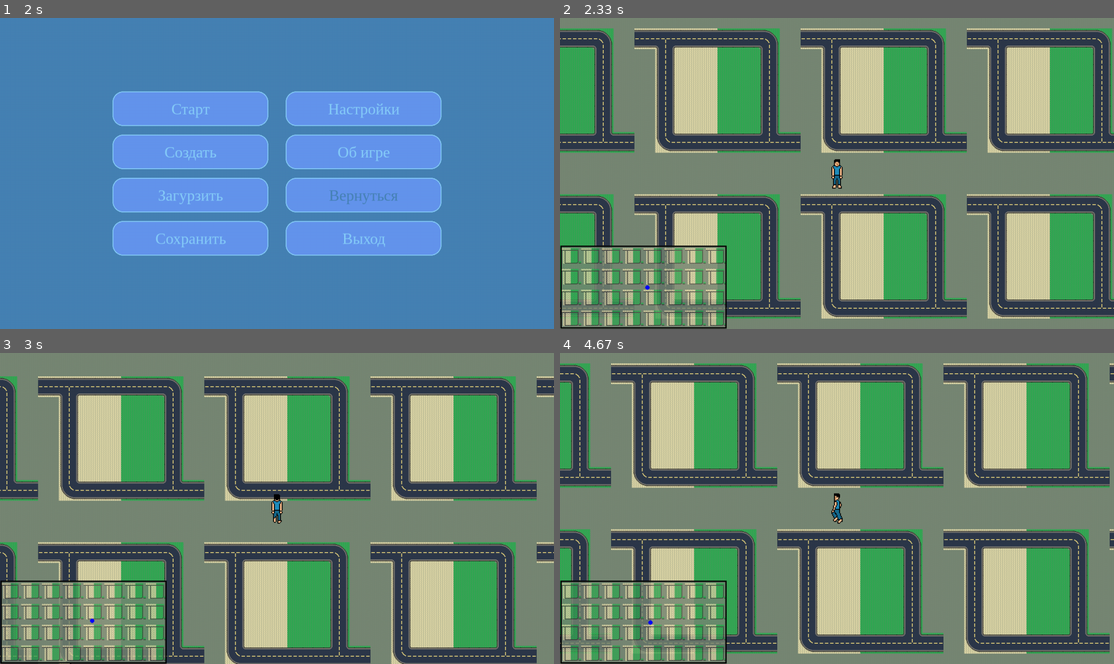
Above: before the commit, frames 1-4 (two rows, left to right).
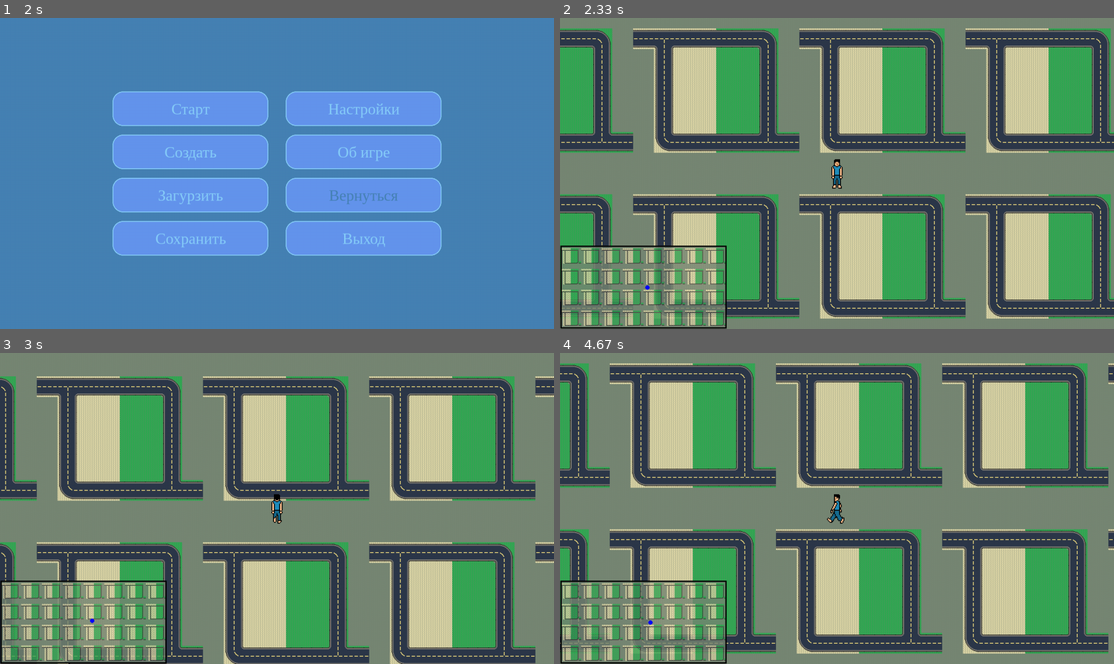
Above: after the commit, the same moments.

Repository: Sergey74ua/ChildrenTraining
Game: pygame game, started from Python/RATORI/RATORI.py
The game is run twice, just before and just after one commit, with the same random seed, the same clock (stepped at 60 frames per second) and the same inputs.
Inputs (mouse positions are in pixels of both pictures, inside the frame that each line leads up to):
- Up to frame 1 (2 s): press the mouse at (188, 108) at 0.37 s; move the mouse to (243, 185) at 0.47 s; release the mouse at (293, 263) at 0.6 s; hold F11 0.67-1.13 s; hold Right 0.67-1.13 s; move the mouse to (232, 161) at 0.7 s; hold Esc 1.17-1.63 s; hold Right 1.17-1.63 s; press the mouse at (188, 238) at 1.7 s; move the mouse to (188, 148) at 1.8 s; release the mouse at (188, 55) at 1.93 s
- Up to frame 2 (2.33 s): press the mouse at (748, 151) at 2.03 s; move the mouse to (748, 111) at 2.13 s; release the mouse at (748, 70) at 2.27 s
- Up to frame 3 (3 s): hold Right 2.33-2.8 s; move the mouse to (155, 608) at 2.37 s; hold Up from 2.83 s (still down)
- Up to frame 4 (4.67 s): release Up at 3.13 s; hold Right 3.17-3.63 s; hold Left 3.67-4.2 s; hold Down 4.23-4.53 s; hold Left from 4.57 s (still down)

Frame 1 is identical in both runs. In frame 2, 16% of the frame differs, in the area x 0-100%, y 3-97%; in frame 3, 15%; in frame 4, 15%.

Commit message:
refactor Main

Diff:
--- a/Python/RATORI/modules/Game.py
+++ b/Python/RATORI/modules/Game.py
@@ -17,10 +17,11 @@
         self.hero.rect.center = self.position(size)
         self.turn = 'stop'
 
-    def update(self, e, size):
+    def update(self, e):
         """ Обновление игры """
 
         # Переразмещаем элементы в окне
+        size = pg.display.get_window_size()
         if self.size != size:
             self.size = size
             self.hero.rect.center = self.position(size)
@@ -45,16 +46,15 @@
             self.turn = 'up'
         else:
             self.turn = 'stop'
-
+        """
         # Клики кнопок мышки (события)
         if e.type == pg.MOUSEBUTTONUP:
+            pos = pg.mouse.get_pos()
             if e.button == 1:
-                #print("Нажата кнопка № ", e.button, " в позиции ", pg.mouse.get_pos())
-                pass
-            elif e.button == 2:
-                #print("Нажата кнопка № ", e.button, " в позиции ", pg.mouse.get_pos())
-                pass
-
+                print("Нажата кнопка № ", e.button, " в позиции ", pos)
+            elif e.button == 3:
+                print("Нажата кнопка № ", e.button, " в позиции ", pos)
+        """
         self.ground.update(self.size, self.turn, self.speed)
         self.hero.update(self.turn, self.speed)
         self.interface.update((self.ground.tile_x, self.ground.tile_y), self.size)
--- a/Python/RATORI/modules/Main.py
+++ b/Python/RATORI/modules/Main.py
@@ -1,13 +1,15 @@
+import ctypes
 import pygame as pg
 from modules.Menu import Menu
 from modules.Game import Game
 
 
 class Main(object):
+    ctypes.windll.shell32.SetCurrentProcessExplicitAppUserModelID()
     _image_ = pg.image.load("images/icon.bmp")
 
     def __init__(self):
-        """ Программа """
+        """ Окно приложения """
         self.game_version = 1
         self.flag = int(pg.RESIZABLE)
         self.size = self.width, self.height = 1280, 720
@@ -21,68 +23,50 @@
         self.speed = 50  # до 100
         self.menu = Menu(self.size)
         self.game = Game(self.size, self.speed)
+        self.mode = self.menu
         self.game_cycle()
 
     def game_cycle(self):
         """ Цикл обновления кадров """
-
-        # ВРЕМЕННО (ДЛЯ УРОКА)
-        #x = self.menu.list_button[6].rect.center[1]
-        x = self.game.ground.terrain.rate
-        print('ТЕСТИРОВАНИЕ: ', x, type(x))
-
         g = pg.display.get_surface()
 
         while self.game.game_state:
+            # Опрелеляем активный режим
+            if self.menu.menu_state:
+                self.mode = self.menu
+            else:
+                self.mode = self.game
 
-            # Проверка событий
+            # Проверка событий и управление
             for e in pg.event.get():
+                self.control(e)
 
-                # Выход из игры
-                if e.type == pg.QUIT:
-                    pg.quit()
-                    quit()
-
-                # Полноэкранный режим (ИСПРАВИТЬ ПЕРЕХОД ИЗ ПОЛНОЭКРАННОГО РЕЖИМА)
-                if (e.type == pg.KEYDOWN and (e.key == pg.K_F11 or
-                        (e.key == pg.K_RETURN and e.mod == pg.KMOD_LALT))):  # НЕ РАБОТАЕТ
-                    if g.get_flags() & pg.FULLSCREEN:
-                        self.flag = pg.RESIZABLE
-                    else:
-                        self.flag = pg.FULLSCREEN
-                    pg.display.set_mode((self.width, self.height), self.flag)
-
-                # Изменение размера окна (ДОПИСАТЬ ПЕРЕРАСЧЕТ МАСШТАБА, ЕСЛИ НАДО И СОХРАНЕНИЕ НАСТРОЕК)
-                if e.type == pg.VIDEORESIZE:
-                    print(g.get_width(), g.get_height())  # УДАЛИТЬ
-                    pg.display.update()
-
-                # Переключение паузы / игры
-                if e.type == pg.KEYDOWN and e.key == pg.K_ESCAPE:
-                    self.menu.menu_state = not self.menu.menu_state
-
-            # Трансляция событий в Меню / Игру
-            size = pg.display.get_window_size()
-            if self.menu.menu_state == True:
-                self.menu.update(e, size)
-            else:
-                self.game.update(e, size)
-
-            # Отрисовка Меню / Игры
-            if self.menu.menu_state:
-                self.menu.draw(g)
-            else:
-                self.game.draw(g)
+            self.mode.update(e)  # НЕ КОРРЕКТНО (но работает)
+            self.mode.draw(g)
 
             pg.display.flip()
             pg.time.Clock().tick(self.fps)
 
-        self.game_ower()
+        # Выход из игры
+        self.menu.menu_state = True
 
-    def game_over(self):   # (ДОПИСАТЬ ЗАПРОС НА СОХРАНЕНИЕ)
-        """ Выход из игры """
-        self.menu_state = True
+    def control(self, e):
+        """ Управление """
 
-    def __del__(self):  # (ДОПИСАТЬ ЗАПРОС НА СОХРАНЕНИЕ ИГРЫ)
-        """ Выход из программы """
-        pass
+        # Переключение паузы / игры
+        if e.type == pg.KEYDOWN and e.key == pg.K_ESCAPE:
+            self.menu.menu_state = not self.menu.menu_state
+
+        # Полноэкранный режим (ИСПРАВИТЬ ПЕРЕХОД ИЗ ПОЛНОЭКРАННОГО РЕЖИМА)
+        if (e.type == pg.KEYDOWN and e.key == pg.K_F11):
+            if pg.display.get_surface().get_flags() & pg.FULLSCREEN:
+                self.flag = pg.RESIZABLE
+            else:
+                self.flag = pg.FULLSCREEN
+            pg.display.set_mode((self.width, self.height), self.flag)
+            pg.display.update()
+
+        # Выход из программы
+        if e.type == pg.QUIT:
+            pg.quit()
+            quit()
--- a/Python/RATORI/modules/Menu.py
+++ b/Python/RATORI/modules/Menu.py
@@ -18,10 +18,11 @@
             self.list_button.append(button)
         self.list_button[6].active = False  # ВРЕМЕННО
 
-    def update(self, e, size):
+    def update(self, e):
         """ Обновление пунктов меню """
 
-        # Переразмещаем кнопки по центру
+        # Переразмещаем кнопки по центру (МОЖНО С  if e.type == pg.VIDEOEXPOSE:)
+        size = pg.display.get_window_size()
         if self.size != size:
             self.size = size
             for i in range(8):
